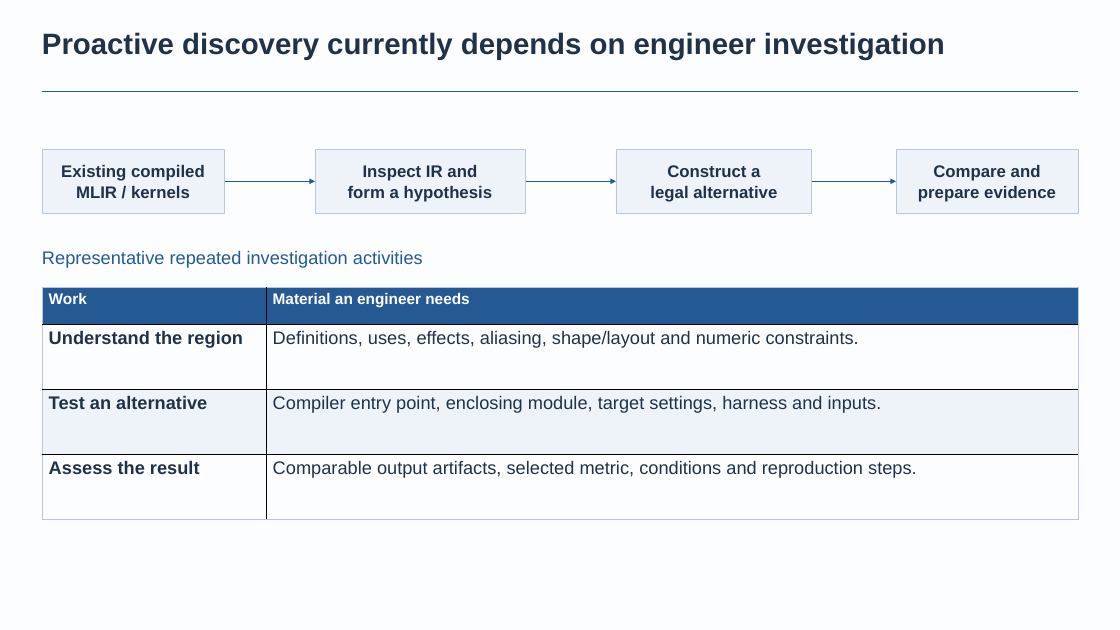
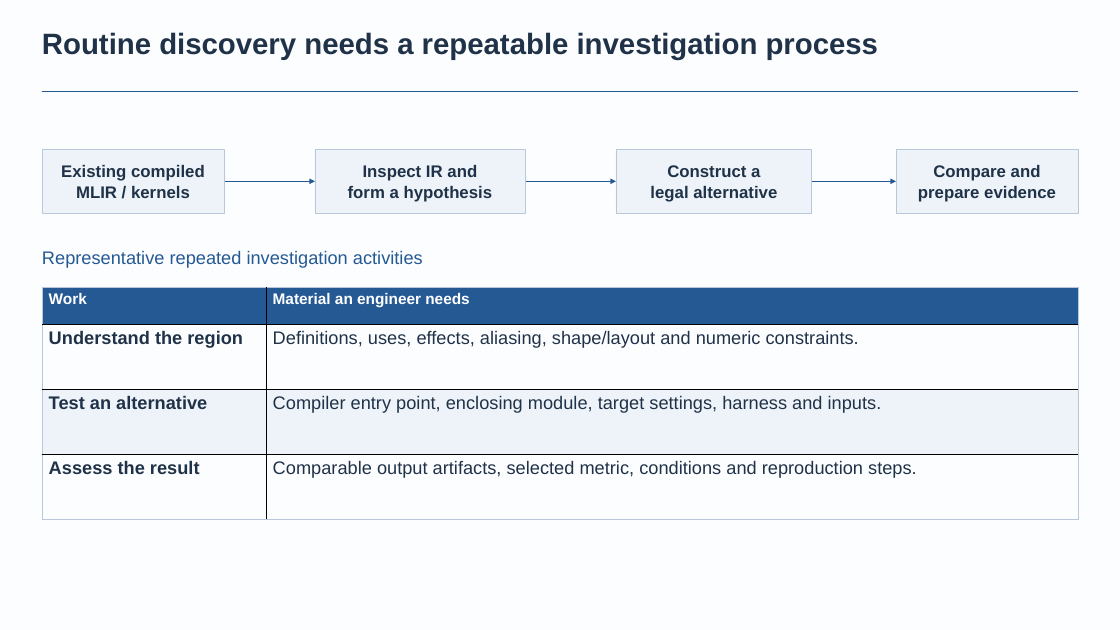
Before and after one commit to BonZirka/ascend-npu-optimization-research, a slide deck: slide 3 of output/ascend-optimization-pitch/ascend-optimization-technical.pptx. Drawn at 1120x630 pixels with LibreOffice and Linux fonts; fonts in the diff are those of the drawing. Boxes give left, top, right and bottom in pixels: in the first picture for what was removed or moved away, otherwise in the second. Text is boxed around its words. In the diff, an @@ line names an element or a change of style, - is before the commit and + after.

Commit message:
Clarify missed-optimization motivation and research starting points
Recognize problem-triggered proactive optimization epics, remove internal question identifiers, reproduce full paper titles and add concrete harness, validation and metric candidates with scope limits and primary references.

```diff
--- a/output/ascend-optimization-pitch/ascend-optimization-technical.pptx
+++ b/output/ascend-optimization-pitch/ascend-optimization-technical.pptx
@@ text at box(42, 32, 879, 60): text changed @@
-Proactive discovery currently depends on engineer investigation
+Routine discovery needs a repeatable investigation process
```
Also in this commit, not shown: 5 other slides changed, 4 slides added, 3 slides removed, 6 other files.
